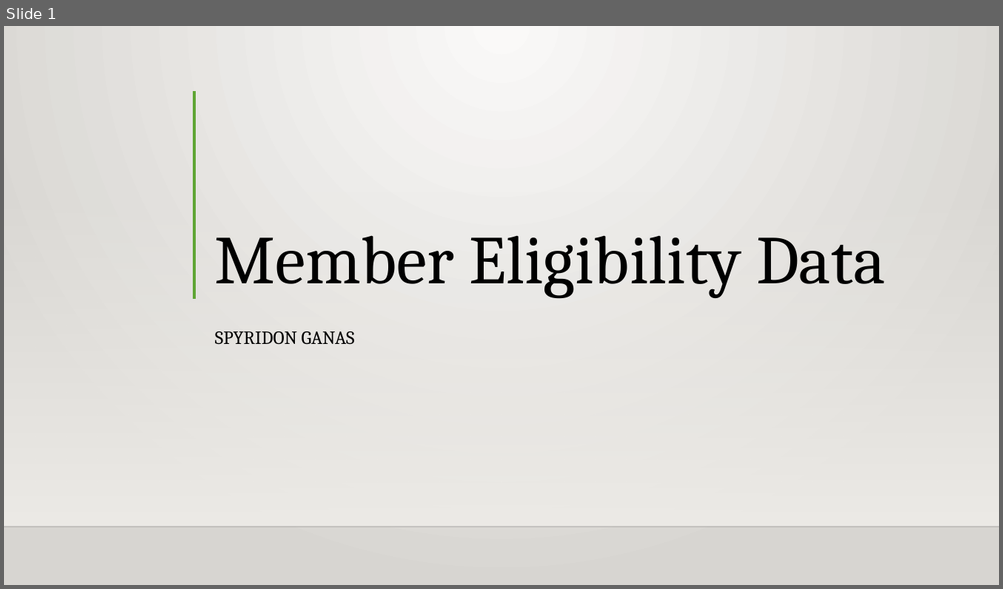
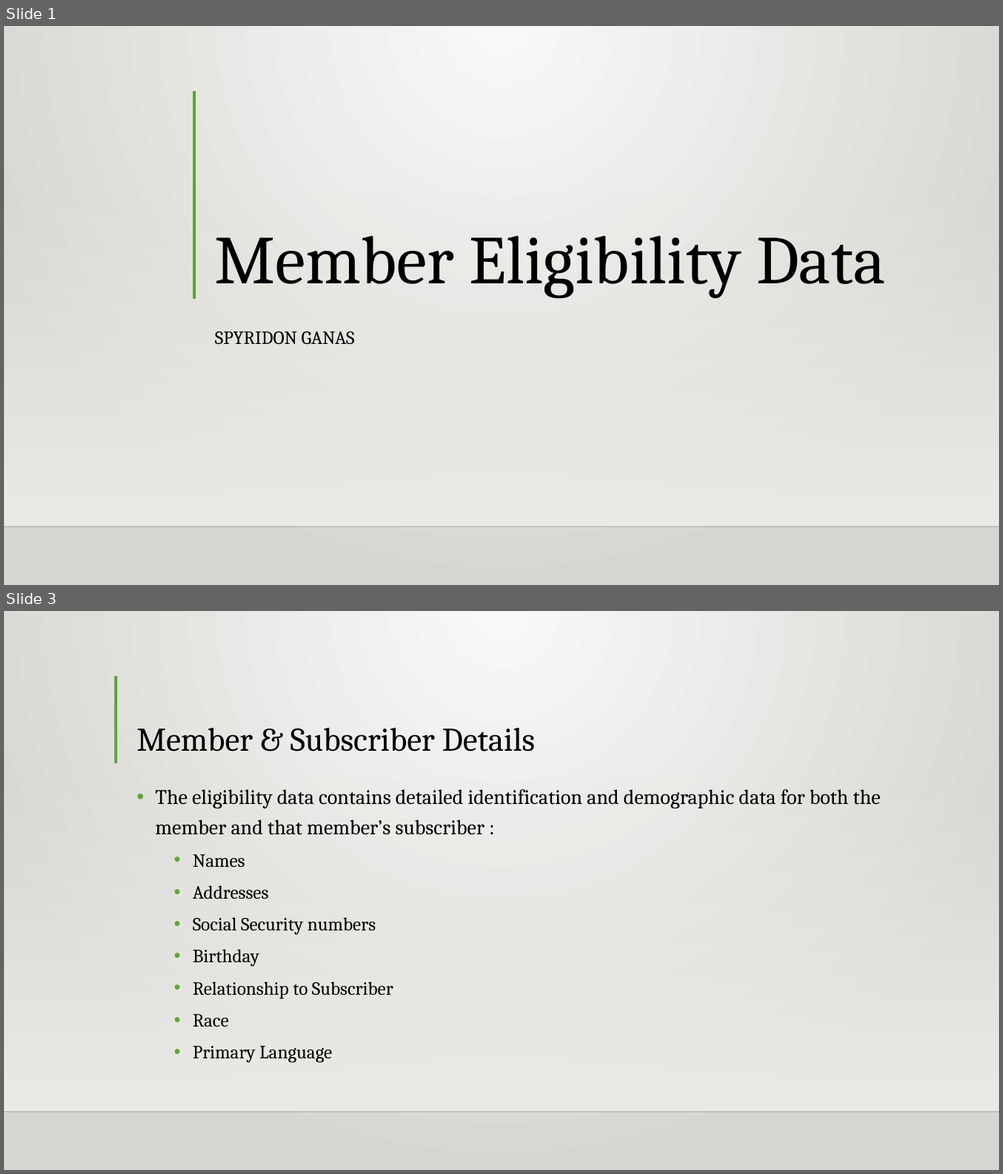
Before and after one commit to Intro-to-APCD/Intro-to-APCD.github.io, a slide deck: PowerPoints/Phase 2 - Overview/004 An Overview of Member Eligibility Data.pptx. Shown one above the other, each under a label of ours: slide 1 before the commit, slides 1 and 3 after it; the slides between them are not shown. The pictures are 1003x589 and 1003x1174 pixels, drawn with LibreOffice and Linux fonts; fonts in the diff are those of the drawing; background and template pictures are left out. Boxes give left, top, right and bottom in pixels: in the first picture for what was removed or moved away, otherwise in the second. Text is boxed around its words. In the diff, an @@ line names an element or a change of style, - is before the commit and + after.

Commit message:
completed the member eligibility powerpoint

```diff
--- a/PowerPoints/Phase 2 - Overview/004 An Overview of Member Eligibility Data.pptx
+++ b/PowerPoints/Phase 2 - Overview/004 An Overview of Member Eligibility Data.pptx
@@ slide 3 added at [4, 611, 999, 1170], background gradient #FAFAF9 to #D7D5D2; not listed: 2 template elements that a slide beside it also shows @@
@@ line added from (116, 676) to (116, 763), #5FA534 3 pt @@
@@ title added at [136, 728, 535, 752], 32 pt, text #000000 @@
+Member & Subscriber Details
@@ text added at [155, 789, 880, 1063], 20 pt, text #000000 @@
+• The eligibility data contains detailed identification and demographic data for both the member and that member’s subscriber :
+  • Names
+  • Addresses
+  • Social Security numbers
+  • Birthday
+  • Relationship to Subscriber
+  • Race
+  • Primary Language
```
Also in this commit, not shown: 4 other slides added, 4 slides removed, 3 other files.
